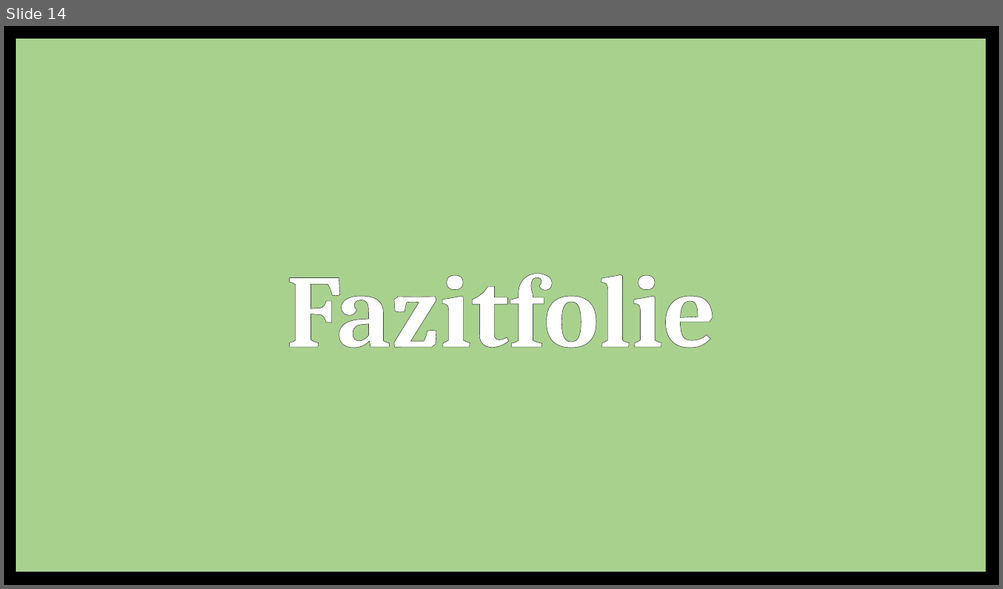
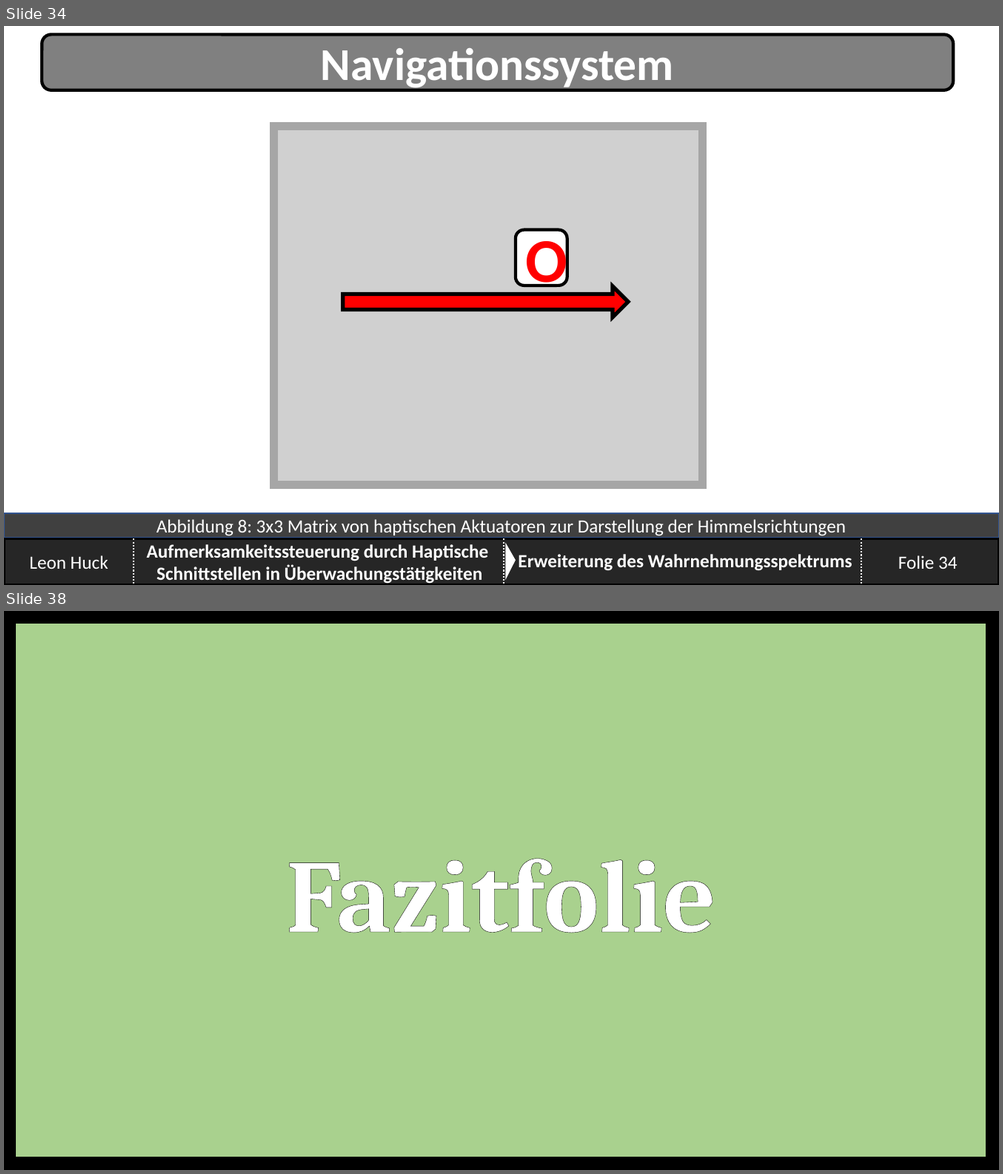
Before and after one commit to SaturnnrutaS/Proseminar-Mobile-Computing, a slide deck: 3 - Präsentation/Proseminar - Arbeitspräsentation.pptx. Shown one above the other, each under a label of ours: slide 14 before the commit, slides 34 and 38 after it; the slides between them are not shown. The pictures are 1003x589 and 1003x1174 pixels, drawn with LibreOffice and Linux fonts; fonts in the diff are those of the drawing; grey boxes stand for pictures; background and template pictures are left out. Boxes give left, top, right and bottom in pixels: in the first picture for what was removed or moved away, otherwise in the second. Text is boxed around its words. In the diff, an @@ line names an element or a change of style, - is before the commit and + after.

```diff
--- a/3 - Präsentation/Proseminar - Arbeitspräsentation.pptx
+++ b/3 - Präsentation/Proseminar - Arbeitspräsentation.pptx
@@ slide 34 added at (x1=4, y1=26, x2=999, y2=585), background picture (left out) @@
@@ rounded rectangle added at (x1=42, y1=34, x2=953, y2=90), fill #808080, outline #000000 3 pt, 44 pt, text #FFFFFF, bold @@
+Navigationssystem
@@ picture added at (x1=273, y1=126, x2=703, y2=485) @@
@@ rectangle added at (x1=273, y1=126, x2=703, y2=485), outline #A6A6A6 7.75 pt @@
@@ rounded rectangle added at (x1=515, y1=230, x2=566, y2=286), fill #FFFFFF, outline #000000 3 pt, 60 pt, text #FF0000, bold @@
+O
@@ down arrow added at (x1=343, y1=286, x2=628, y2=318), fill #FF0000, outline #000000 3.75 pt @@
@@ rectangle added at (x1=4, y1=514, x2=999, y2=538), fill #404040, outline #325491 1 pt, 18 pt, text #FFFFFF @@
+Abbildung 8: 3x3 Matrix von haptischen Aktuatoren zur Darstellung der Himmelsrichtungen
@@ group added at (x1=4, y1=540, x2=999, y2=585): 4 rectangles, 3 lines, 1 page number, 1 triangle @@
+Leon Huck
+Folie 34
+Aufmerksamkeitssteuerung durch Haptische
+Schnittstellen in Überwachungstätigkeiten
+Erweiterung des Wahrnehmungsspektrums
@@ what was slide 14 is now slide 38 @@
```
Also in this commit, not shown: 9 slides changed, 28 other slides added, 5 slides removed, 10 other files.
